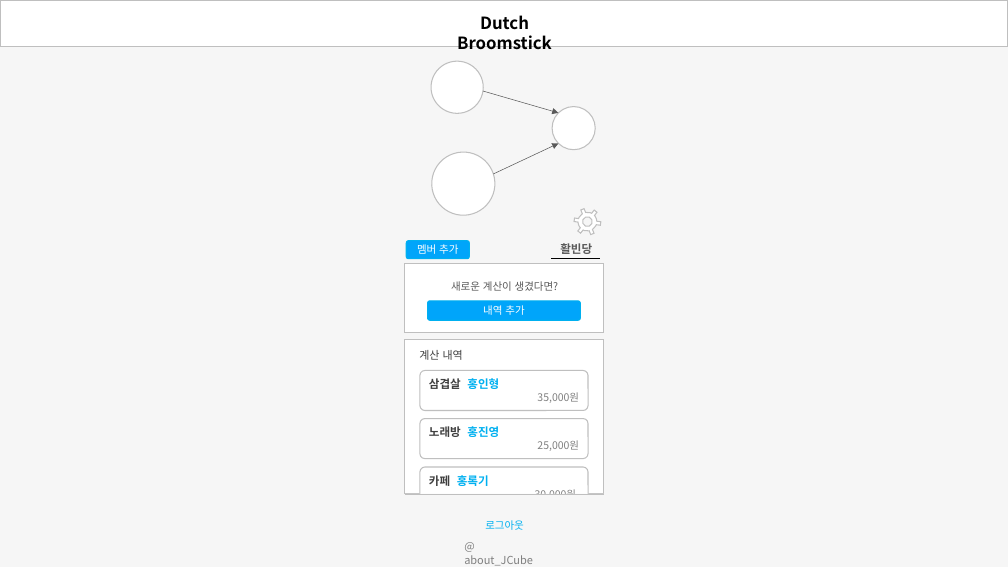
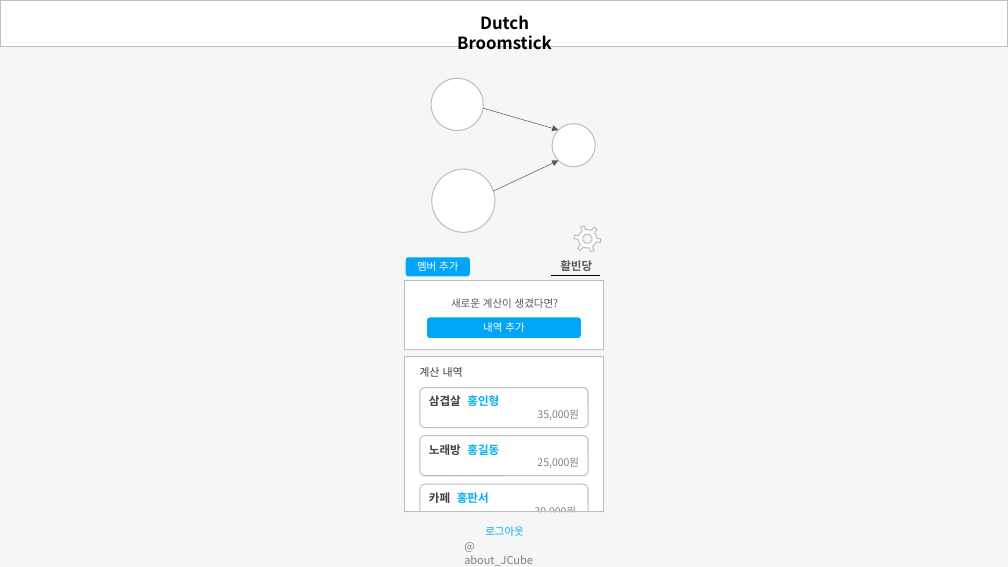
Before and after one commit to jtjun/DutchBroomstick, a slide deck: slide 9 of Documents/Design_Demo.pptx. Drawn at 1008x567 pixels with LibreOffice and Linux fonts; fonts in the diff are those of the drawing. Boxes give left, top, right and bottom in pixels: in the first picture for what was removed or moved away, otherwise in the second. Text is boxed around its words. In the diff, an @@ line names an element or a change of style, - is before the commit and + after.

```diff
--- a/Documents/Design_Demo.pptx
+++ b/Documents/Design_Demo.pptx
@@ rounded rectangle "멤버 추가": place and size @@
-rounded rectangle "멤버 추가" at bbox=[406, 240, 469, 259]
+rounded rectangle "멤버 추가" at bbox=[406, 258, 469, 276]
@@ rectangle: place and size @@
-rectangle at bbox=[405, 263, 603, 333]
+rectangle at bbox=[405, 281, 603, 350]
@@ rectangle: place and size @@
-rectangle at bbox=[405, 340, 603, 494]
+rectangle at bbox=[405, 357, 603, 517]
@@ text in rounded rectangle at bbox=[429, 444, 499, 455]: text changed @@
-노래방 홍진영
+노래방 홍길동
@@ 4 rounded rectangles, 3 texts, 3 ellipses, 2 lines, 2 arrows, 1 freeform shape: place and size @@
-4 rounded rectangles, 3 texts, 3 ellipses, 2 lines, 2 arrows, 1 freeform shape at bbox=[405, 58, 604, 507]
+4 rounded rectangles, 3 texts, 3 ellipses, 2 lines, 2 arrows, 1 freeform shape at bbox=[405, 75, 604, 524]
@@ text in rounded rectangle at bbox=[429, 492, 489, 503]: text changed @@
-카페 홍록기
+카페 홍판서
@@ rectangle: place and size @@
-rectangle at bbox=[405, 494, 604, 515]
+rectangle at bbox=[395, 513, 614, 534]
@@ text "로그아웃": place and size @@
-text "로그아웃" at bbox=[485, 520, 524, 530]
+text "로그아웃" at bbox=[485, 526, 524, 536]
```
Also in this commit, not shown: 3 other slides changed, 1 slide added, 2 slides removed.
